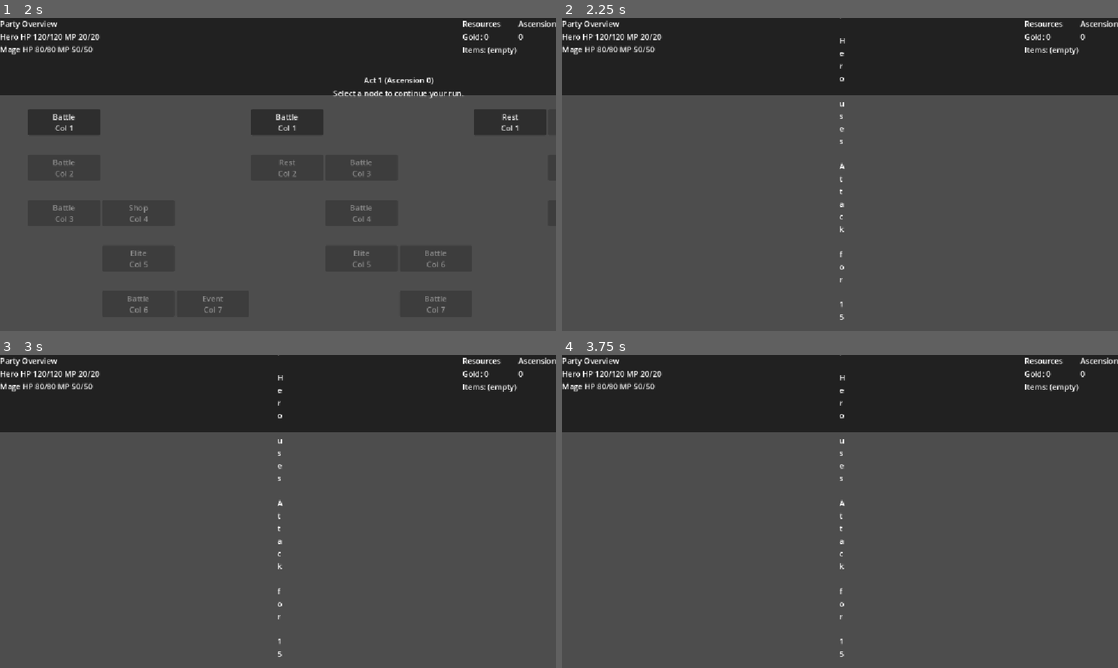
Above: before the commit, frames 1-4 (two rows, left to right).
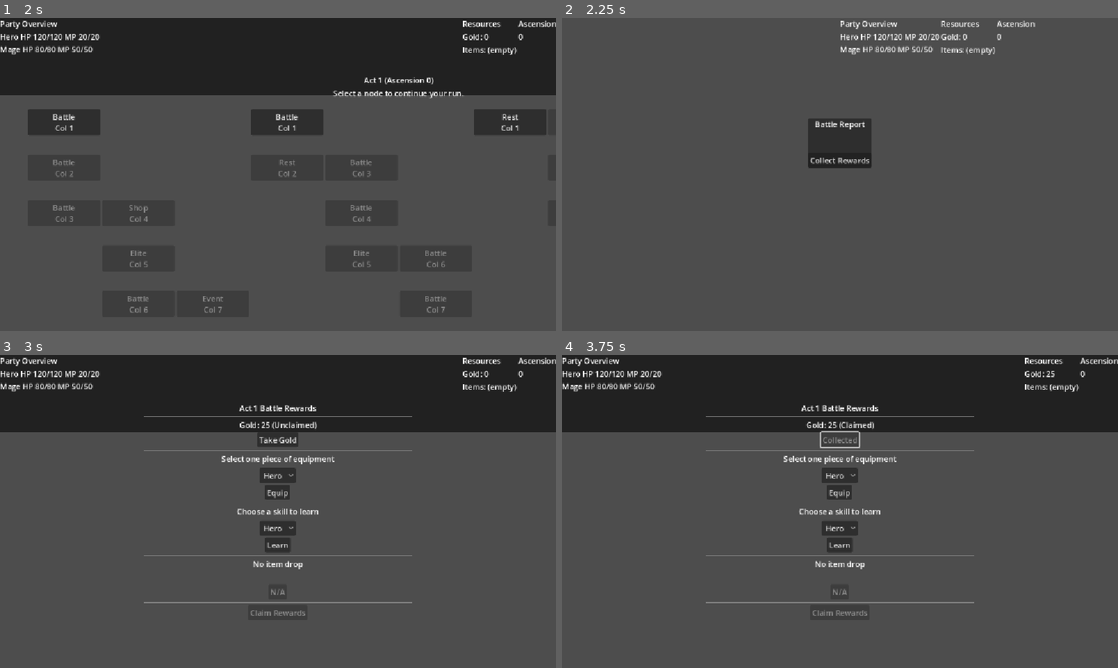
Above: after the commit, the same moments.

Repository: atmlhv/GodotTest
Game: Godot game, scene res://scenes/Title.tscn
Same seed, same stepped clock (60 frames per second), same inputs: the game is played once before the commit and once after it.
Inputs (mouse positions are in pixels of both pictures, inside the frame that each line leads up to):
- Up to frame 1 (2 s): click (289, 133) at 0.52 s; type "12" at 0.6 s; click "New Run" at 1.25 s
- Up to frame 2 (2.25 s): click "Battle Col 1" at 2 s
- Up to frame 3 (3 s): click (278, 495) at 2.75 s, where only the run after the commit has a clickable "Collect Rewards"
- Up to frame 4 (3.75 s): click (840, 439) at 3.5 s, where only the run after the commit has a clickable "Take Gold"

Frame 1 is identical in both runs. In frame 2, 26% of the frame differs, in the area x 0-100%, y 0-97%; in frame 3, 2.8%; in frame 4, 2.6%.

Commit message:
Redesign combat layout for stable battle log UI

Diff:
--- a/scenes/Combat.gd
+++ b/scenes/Combat.gd
@@ -7,20 +7,43 @@
 const VARIANCE_MIN: float = 0.9
 const VARIANCE_MAX: float = 1.1
 
-@onready var info_label: Label = $VBox/InfoLabel
-@onready var continue_button: Button = $VBox/CompleteButton
+const INFO_LABEL_PATH: NodePath = NodePath("RootLayout/BodyMargin/Panel/VBox/LogScroll/InfoLabel")
+const CONTINUE_BUTTON_PATH: NodePath = NodePath("RootLayout/BodyMargin/Panel/VBox/ButtonRow/CompleteButton")
+const LOG_SCROLL_PATH: NodePath = NodePath("RootLayout/BodyMargin/Panel/VBox/LogScroll")
+
+var info_label: Label
+var continue_button: Button
+var log_scroll: ScrollContainer
 
 var _battle_log: Array[String] = []
 var _simulation: BattleSimulation
 var _battle_result: Dictionary = {}
 
 func _ready() -> void:
-    continue_button.disabled = true
-    continue_button.pressed.connect(_on_complete_pressed)
-    info_label.horizontal_alignment = HORIZONTAL_ALIGNMENT_LEFT
-    info_label.vertical_alignment = VERTICAL_ALIGNMENT_TOP
-    info_label.autowrap_mode = TextServer.AUTOWRAP_WORD_SMART
+    _cache_ui_nodes()
+    _initialize_ui()
     _start_simulation()
+
+func _cache_ui_nodes() -> void:
+    info_label = get_node_or_null(INFO_LABEL_PATH) as Label
+    if info_label == null:
+        push_error("Combat scene is missing the info label at %s" % INFO_LABEL_PATH)
+    log_scroll = get_node_or_null(LOG_SCROLL_PATH) as ScrollContainer
+    if log_scroll == null:
+        push_error("Combat scene is missing the log scroll container at %s" % LOG_SCROLL_PATH)
+    continue_button = get_node_or_null(CONTINUE_BUTTON_PATH) as Button
+    if continue_button == null:
+        push_error("Combat scene is missing the continue button at %s" % CONTINUE_BUTTON_PATH)
+
+func _initialize_ui() -> void:
+    if continue_button != null:
+        continue_button.disabled = true
+        continue_button.pressed.connect(_on_complete_pressed)
+    if info_label != null:
+        info_label.horizontal_alignment = HORIZONTAL_ALIGNMENT_LEFT
+        info_label.vertical_alignment = VERTICAL_ALIGNMENT_TOP
+        info_label.autowrap_mode = TextServer.AUTOWRAP_WORD_SMART
+        info_label.text = tr("Encounter pending")
 
 func _start_simulation() -> void:
     var party_overview: Array[Dictionary] = Game.get_party_overview()
@@ -29,10 +52,21 @@
     _simulation.run()
     _battle_log = _simulation.get_log()
     _battle_result = _simulation.get_result()
-    info_label.text = "\n".join(_battle_log)
+    if info_label != null:
+        info_label.text = "\n".join(_battle_log)
+        _scroll_log_to_bottom()
     _apply_party_results(_simulation.get_party_snapshot())
-    continue_button.disabled = false
-    continue_button.text = tr("Collect Rewards") if _battle_result.get("victory", false) else tr("Continue")
+    if continue_button != null:
+        continue_button.disabled = false
+        continue_button.text = tr("Collect Rewards") if _battle_result.get("victory", false) else tr("Continue")
+
+func _scroll_log_to_bottom() -> void:
+    if log_scroll == null:
+        return
+    var vbar := log_scroll.get_v_scroll_bar()
+    if vbar == null:
+        return
+    log_scroll.call_deferred("set", "scroll_vertical", int(vbar.max_value))
 
 func _apply_party_results(snapshot: Array[Dictionary]) -> void:
     for entry in snapshot:
--- a/scenes/Combat.tscn
+++ b/scenes/Combat.tscn
@@ -10,29 +10,66 @@
 anchor_bottom = 1.0
 script = ExtResource("2")
 
-[node name="PartyPanel" parent="." instance=ExtResource("1")]
+[node name="RootLayout" type="VBoxContainer" parent="."]
 layout_mode = 1
 anchors_preset = 0
 anchor_right = 1.0
-
-[node name="VBox" type="VBoxContainer" parent="."]
-layout_mode = 1
-anchors_preset = 15
-anchor_left = 0.32
-anchor_right = 0.68
-anchor_top = 0.3
-anchor_bottom = 0.7
+anchor_bottom = 1.0
 size_flags_horizontal = 4
 size_flags_vertical = 4
-alignment = 1
+theme_override_constants/separation = 32
 
-[node name="InfoLabel" type="Label" parent="VBox"]
+[node name="PartyPanel" parent="RootLayout" instance=ExtResource("1")]
 layout_mode = 2
 size_flags_horizontal = 4
-horizontal_alignment = 1
-text = "Encounter pending"
+size_flags_vertical = 1
 
-[node name="CompleteButton" type="Button" parent="VBox"]
+[node name="BodyMargin" type="MarginContainer" parent="RootLayout"]
 layout_mode = 2
 size_flags_horizontal = 4
+size_flags_vertical = 4
+theme_override_constants/margin_left = 96
+theme_override_constants/margin_right = 96
+theme_override_constants/margin_top = 16
+theme_override_constants/margin_bottom = 32
+
+[node name="Panel" type="PanelContainer" parent="RootLayout/BodyMargin"]
+layout_mode = 2
+size_flags_horizontal = 4
+size_flags_vertical = 4
+
+[node name="VBox" type="VBoxContainer" parent="RootLayout/BodyMargin/Panel"]
+layout_mode = 2
+size_flags_horizontal = 4
+size_flags_vertical = 4
+theme_override_constants/separation = 24
+
+[node name="Heading" type="Label" parent="RootLayout/BodyMargin/Panel/VBox"]
+layout_mode = 2
+size_flags_horizontal = 4
+text = "Battle Report"
+horizontal_alignment = 1
+
+[node name="LogScroll" type="ScrollContainer" parent="RootLayout/BodyMargin/Panel/VBox"]
+layout_mode = 2
+size_flags_horizontal = 4
+size_flags_vertical = 4
+horizontal_scroll_mode = 0
+vertical_scroll_mode = 2
+
+[node name="InfoLabel" type="Label" parent="RootLayout/BodyMargin/Panel/VBox/LogScroll"]
+layout_mode = 2
+size_flags_horizontal = 4
+size_flags_vertical = 4
+text = "Encounter pending"
+vertical_alignment = 0
+
+[node name="ButtonRow" type="HBoxContainer" parent="RootLayout/BodyMargin/Panel/VBox"]
+layout_mode = 2
+size_flags_horizontal = 4
+alignment = 2
+
+[node name="CompleteButton" type="Button" parent="RootLayout/BodyMargin/Panel/VBox/ButtonRow"]
+layout_mode = 2
+size_flags_horizontal = 2
 text = "Resolve Encounter"
